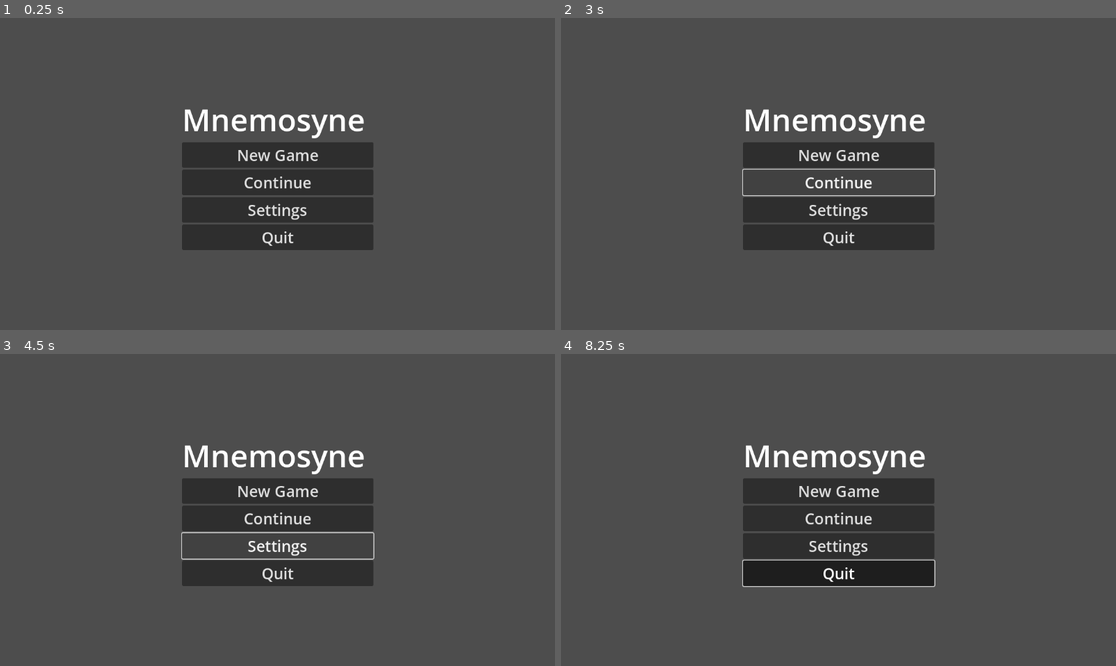
Above: before the commit, frames 1-4 (two rows, left to right).
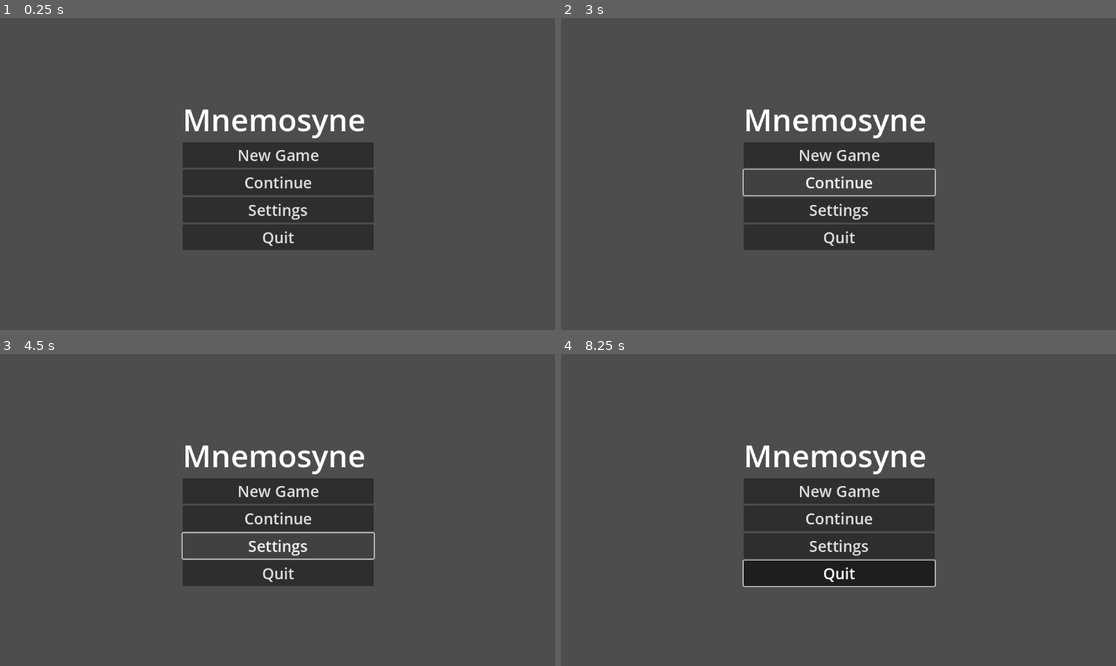
Above: after the commit, the same moments.

Repository: leslieharding/Mnemosyne
Game: Godot game, scene res://Scenes/MainMenu.tscn
Two runs of this game, one before a commit and one after it. Both use one fixed random seed, a clock stepped at 60 frames per second and the inputs below.
Inputs (mouse positions are in pixels of both pictures, inside the frame that each line leads up to):
- Up to frame 1 (0.25 s): no input
- Up to frame 2 (3 s): click "New Game" at 0.5 s; click "New Game" at 1.25 s; click "Back" at 2 s; click "Continue" at 2.75 s
- Up to frame 3 (4.5 s): click "Continue" at 3.5 s; click "Settings" at 4.25 s
- Up to frame 4 (8.25 s): move the mouse to (960, 494) at 5.02 s; hold Right (ui_right) 5.03-5.75 s; click (960, 494) at 5.17 s; click "Back" at 5.75 s; tap Enter (ui_accept) at 6.5, 6.77, 7.25, 8 s; move the mouse to (727, 525) at 6.52 s; hold Down (ui_down) 6.53-7.28 s; move the mouse to (894, 441) at 7.27 s; hold Right (ui_right) 7.28-8.03 s; move the mouse to (810, 572) at 8.02 s; hold Up (ui_up) from 8.03 s (still down); click (810, 572) at 8.17 s

The runs differ from the first frame. In frame 1, 0.9% of the frame differs, in the area x 32-66%, y 29-74%; in frame 2, 1.0%; in frame 3, 1.0%; in frame 4, 1.0%, in the area x 32-68%, y 29-75%.

Commit message:
xzxzc
zxczxc

Diff:
--- a/Scenes/ExpPanel.tscn
+++ b/Scenes/ExpPanel.tscn
@@ -7,6 +7,8 @@
 anchors_preset = 15
 anchor_right = 1.0
 anchor_bottom = 1.0
+offset_top = -1.0
+offset_bottom = -1.0
 grow_horizontal = 2
 grow_vertical = 2
 script = ExtResource("1_7f63p")
@@ -36,5 +38,5 @@
 layout_mode = 2
 text = "▼"
 
-[node name="CardContainer" type="HBoxContainer" parent="PanelContainer/MarginContainer/VBoxContainer"]
+[node name="CardContainer" type="VBoxContainer" parent="PanelContainer/MarginContainer/VBoxContainer"]
 layout_mode = 2
--- a/Scenes/MainMenu.tscn
+++ b/Scenes/MainMenu.tscn
@@ -7,6 +7,8 @@
 anchors_preset = 15
 anchor_right = 1.0
 anchor_bottom = 1.0
+offset_left = 1.0
+offset_right = 1.0
 grow_horizontal = 2
 grow_vertical = 2
 script = ExtResource("1_tt5f1")
--- a/Scenes/RunMap.tscn
+++ b/Scenes/RunMap.tscn
@@ -15,14 +15,17 @@
 
 [node name="VBoxContainer" type="VBoxContainer" parent="UI"]
 layout_mode = 1
-anchors_preset = 5
-anchor_left = 0.5
-anchor_right = 0.5
-offset_left = 903.0
-offset_top = 53.0
-offset_right = 1054.0
-offset_bottom = 138.0
-grow_horizontal = 2
+anchors_preset = 3
+anchor_left = 1.0
+anchor_top = 1.0
+anchor_right = 1.0
+anchor_bottom = 1.0
+offset_left = 962.0
+offset_top = 538.0
+offset_right = 1113.0
+offset_bottom = 623.0
+grow_horizontal = 0
+grow_vertical = 0
 
 [node name="Title" type="Label" parent="UI/VBoxContainer"]
 layout_mode = 2
--- a/Scripts/apollo_game.gd
+++ b/Scripts/apollo_game.gd
@@ -251,13 +251,13 @@
 						if attacking_owner == Owner.PLAYER:
 							var card_collection_index = get_card_collection_index(grid_index)
 							if card_collection_index != -1:
-								get_node("/root/RunExperienceTracker").add_capture_exp(card_collection_index, 10)
+								get_node("/root/RunExperienceTrackerAutoload").add_capture_exp(card_collection_index, 10)
 					else:
 						# Defense successful - award defense exp if defending card is player's
 						if attacking_owner == Owner.OPPONENT and grid_ownership[adj_index] == Owner.PLAYER:
 							var defending_card_index = get_card_collection_index(adj_index)
 							if defending_card_index != -1:
-								get_node("/root/RunExperienceTracker").add_defense_exp(defending_card_index, 5)
+								get_node("/root/RunExperienceTrackerAutoload").add_defense_exp(defending_card_index, 5)
 
 	# Apply all captures
 	for captured_index in captures:
@@ -689,7 +689,7 @@
 		player_deck = apollo_collection.get_deck(deck_index)
 
 		# Initialize the experience tracker for this run
-		get_node("/root/RunExperienceTracker").start_new_run(deck_card_indices)
+		get_node("/root/RunExperienceTrackerAutoload").start_new_run(deck_card_indices)
 
 		# Set up experience panel
 		setup_experience_panel()
--- a/Scripts/exp_panel.gd
+++ b/Scripts/exp_panel.gd
@@ -11,8 +11,8 @@
 
 func _ready():
 	# Connect to the experience tracker
-	if RunExperienceTracker:
-		get_node("/root/RunExperienceTracker").experience_updated.connect(_on_experience_updated)
+	if RunExperienceTrackerAutoload:
+		get_node("/root/RunExperienceTrackerAutoload").experience_updated.connect(_on_experience_updated)
 
 	# Connect collapse button
 	collapse_button.pressed.connect(_on_collapse_toggled)
@@ -102,13 +102,13 @@
 
 	# Update title with total exp when collapsed
 	if is_collapsed:
-		var totals = get_node("/root/RunExperienceTracker").get_total_experience()
+		var totals = get_node("/root/RunExperienceTrackerAutoload").get_total_experience()
 		title_label.text = "Experience (⚔️ " + str(totals["capture_exp"]) + " | 🛡️ " + str(totals["defense_exp"]) + ")"
 	else:
 		title_label.text = "Experience"
 
 # Refresh the entire display
 func refresh_display():
-	if RunExperienceTracker:
+	if RunExperienceTrackerAutoload:
 		for card_index in card_displays:
 			_on_experience_updated(card_index, "", 0)
